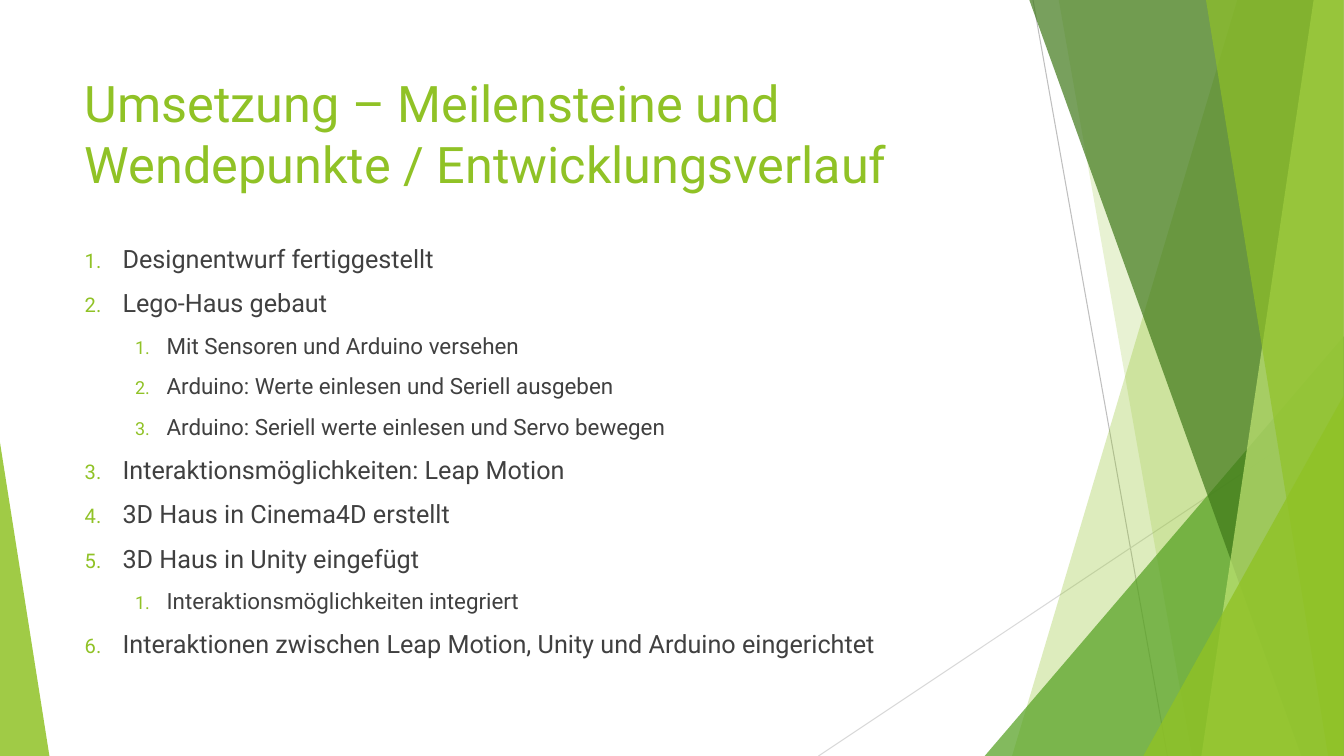
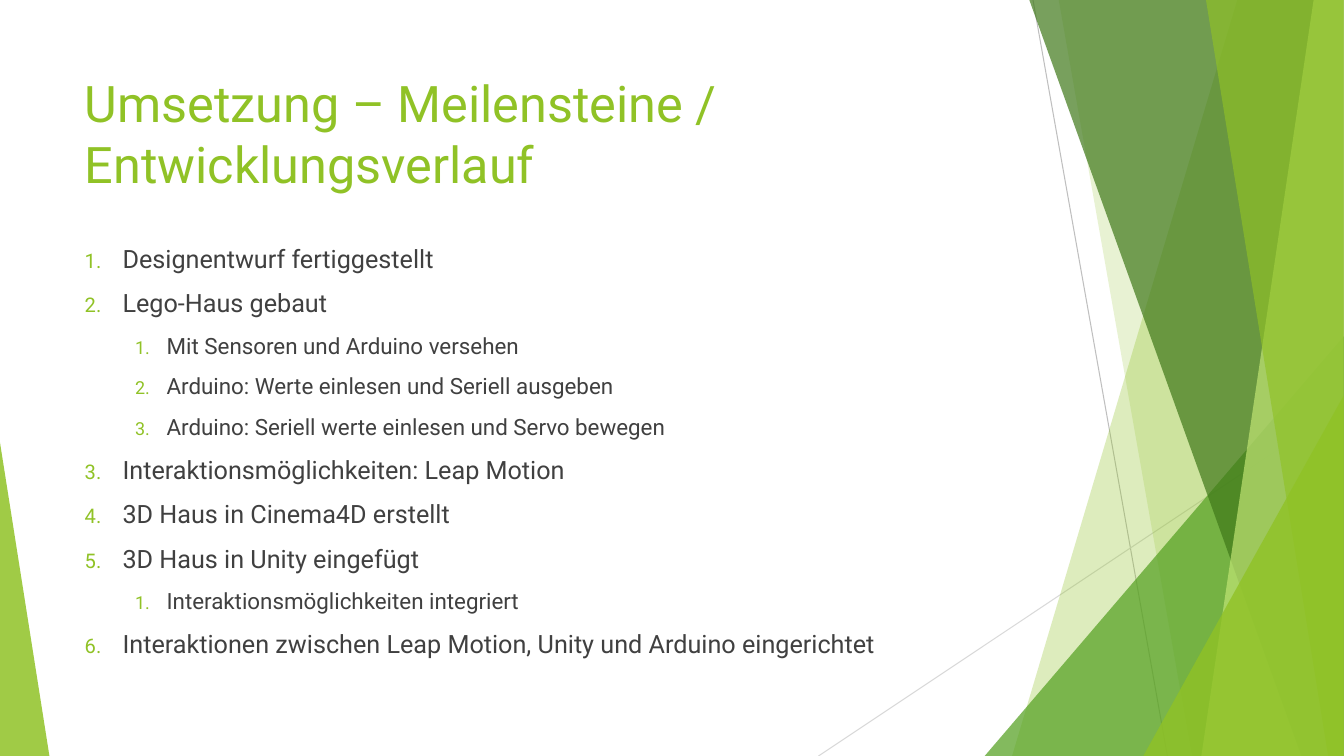
Before and after one commit to NotoriousRonin/EMM-Project, a slide deck: slide 8 of Praesi.pptx. Drawn at 1344x756 pixels with LibreOffice and Linux fonts; fonts in the diff are those of the drawing. Boxes give left, top, right and bottom in pixels: in the first picture for what was removed or moved away, otherwise in the second. Text is boxed around its words. In the diff, an @@ line names an element or a change of style, - is before the commit and + after.

```diff
--- a/Praesi.pptx
+++ b/Praesi.pptx
@@ title at (85,84,684,194): text changed @@
-Umsetzung – Meilensteine und Wendepunkte / Entwicklungsverlauf
+Umsetzung – Meilensteine / Entwicklungsverlauf
```
Also in this commit, not shown: 4 other slides changed, 3 slides added, 2 slides removed, 1 other file.
